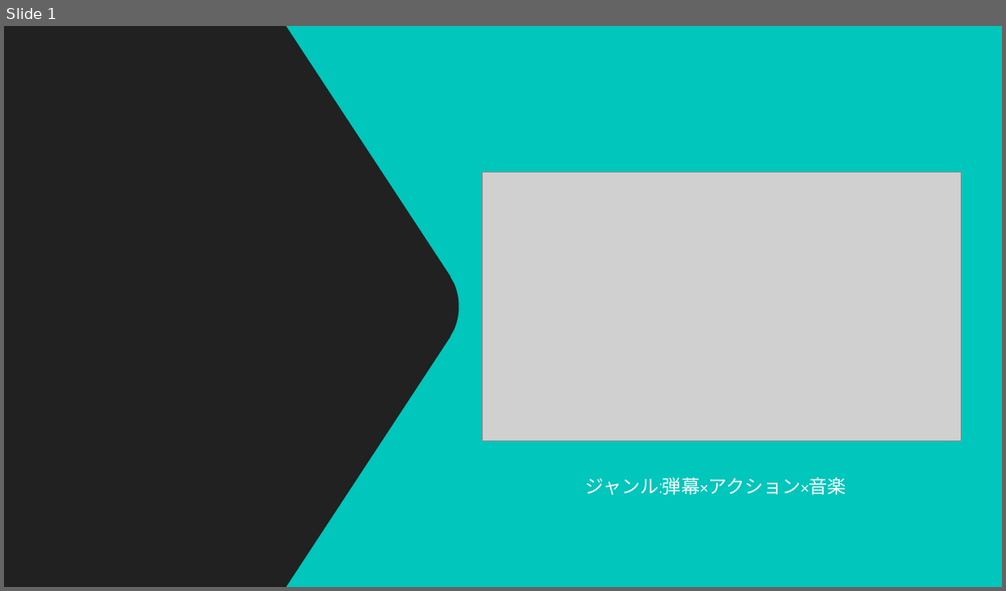
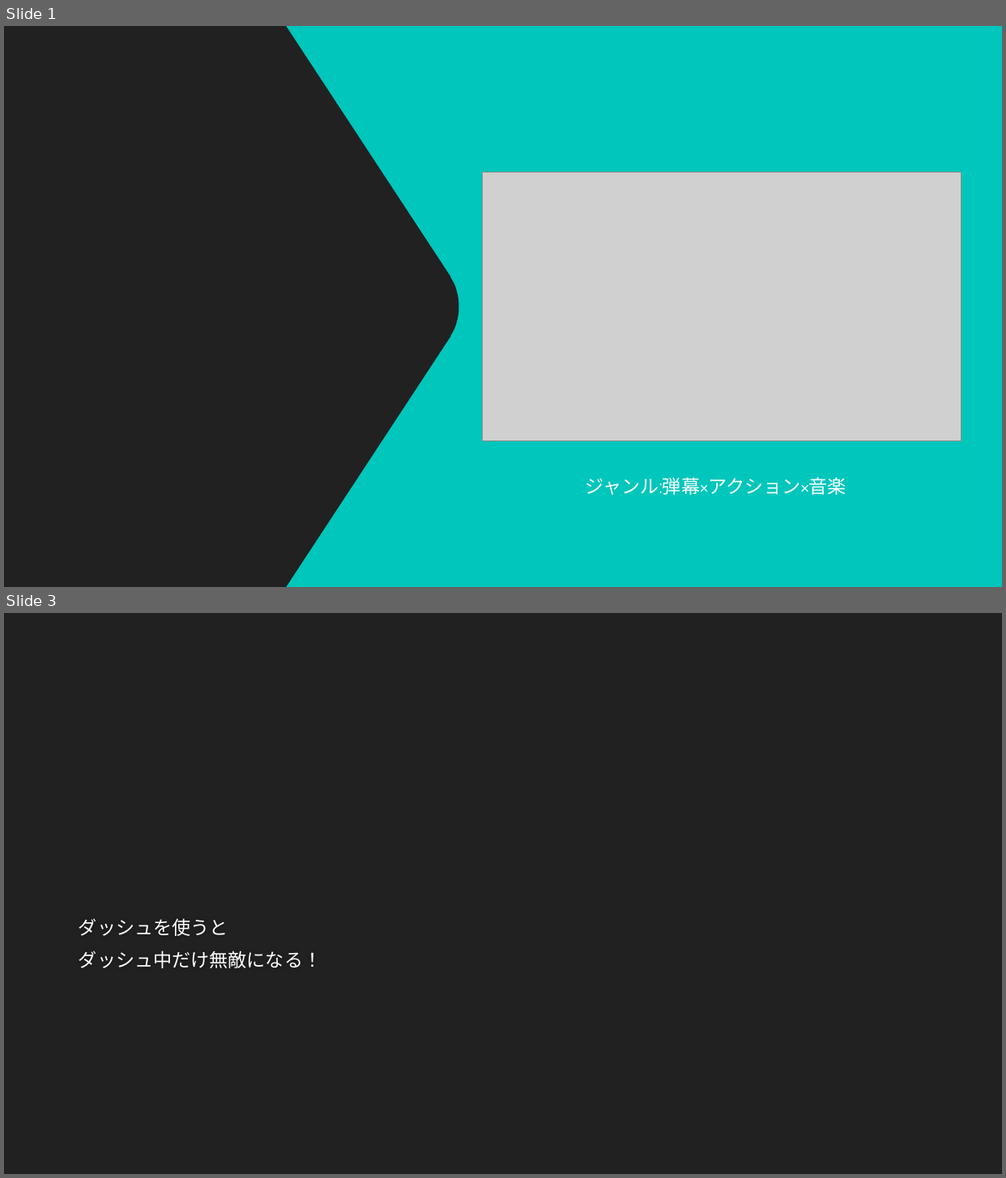
Before and after one commit to nkd10121/keep, a slide deck: JustShapes.pptx. Shown one above the other, each under a label of ours: slide 1 before the commit, slides 1 and 3 after it; the slides between them are not shown. The pictures are 1006x591 and 1006x1178 pixels, drawn with LibreOffice and Linux fonts; fonts in the diff are those of the drawing; grey boxes stand for pictures; background and template pictures are left out. Boxes give left, top, right and bottom in pixels: in the first picture for what was removed or moved away, otherwise in the second. Text is boxed around its words. In the diff, an @@ line names an element or a change of style, - is before the commit and + after.

```diff
--- a/JustShapes.pptx
+++ b/JustShapes.pptx
@@ slide 3 added at (4,613,1002,1174), background #212121 @@
@@ text added at (79,918,322,969), 18 pt, text #FFFFFF @@
+ダッシュを使うと
+ダッシュ中だけ無敵になる！
```
Also in this commit, not shown: 1 slide changed, 1 slide removed.
